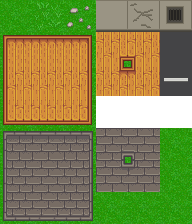
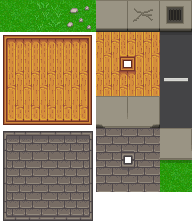
Layers edited between the first and the second 192×224 image:
added layer "Pasted Layer #9" above "Pasted Layer #8" over [160, 160, 192, 163]
added layer "Pasted Layer #8" above "Pasted Layer #7" over [160, 128, 192, 160]
added layer "Pasted Layer #7" above "Pasted Layer #6" over [96, 96, 160, 128]
added layer "Pasted Layer #6" above "Pasted Layer #5" over [160, 96, 192, 128]
painted on "Pasted Layer #4" over [160, 32, 192, 35]
painted on "Pasted Layer #2" over [96, 3, 192, 32]
painted on "StonePath" over [0, 128, 192, 224]
painted on "WoodPath" over [0, 32, 131, 128]
